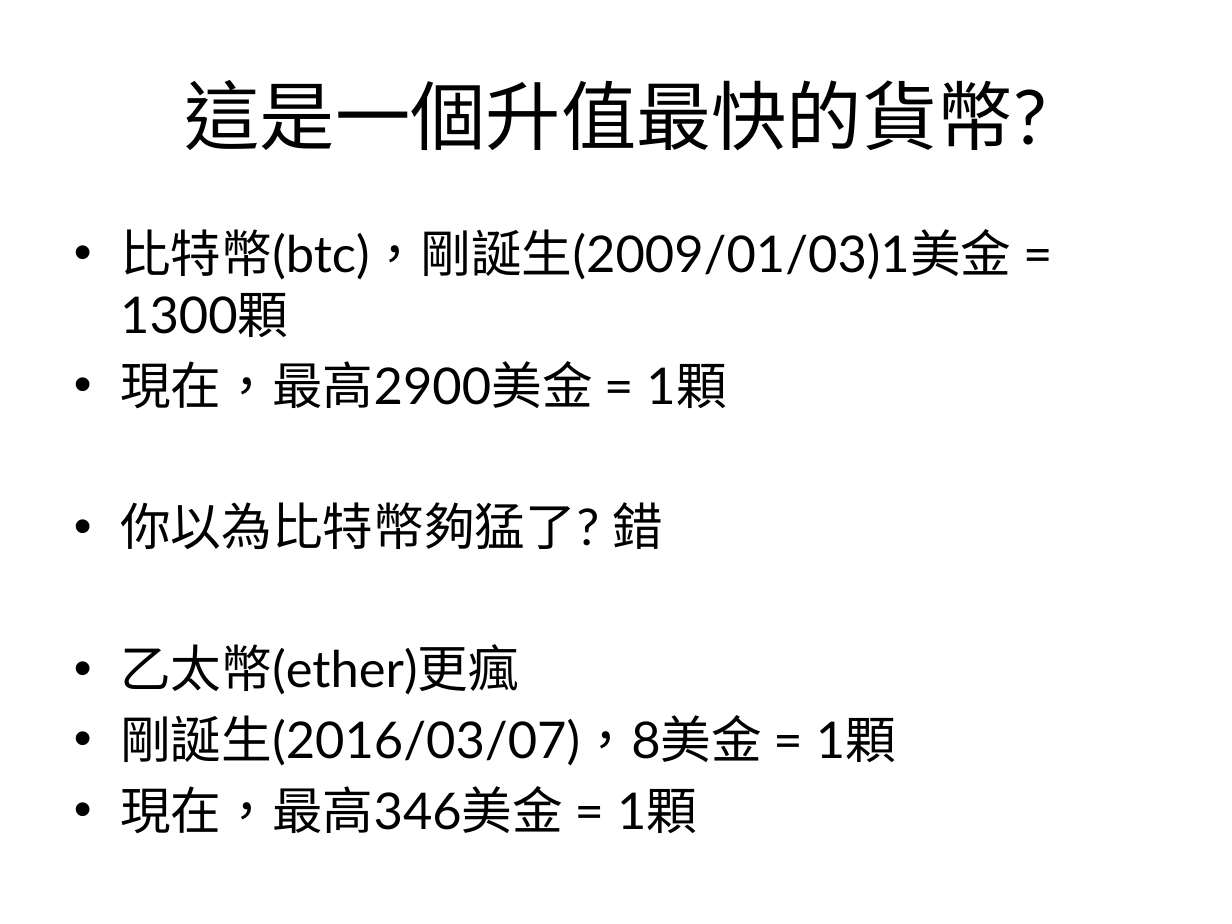
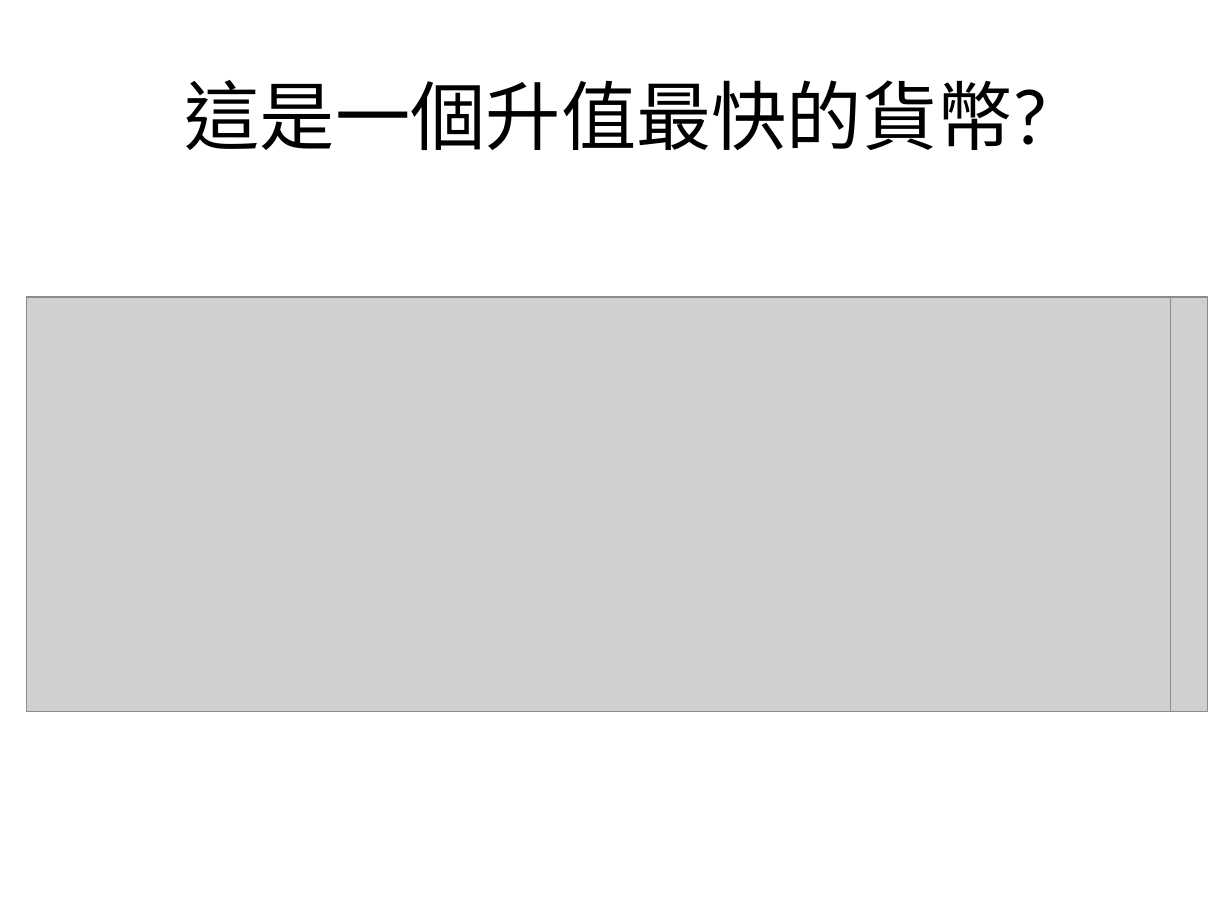
Before and after one commit to bailantaotao/bitcoin-speech, a slide deck: slide 2 of bitcoin.pptx (slide 3 before the commit). Drawn at 1232x924 pixels with LibreOffice and Linux fonts; fonts in the diff are those of the drawing; grey boxes stand for pictures. Boxes give left, top, right and bottom in pixels: in the first picture for what was removed or moved away, otherwise in the second. Text is boxed around its words. In the diff, an @@ line names an element or a change of style, - is before the commit and + after.

```diff
--- a/bitcoin.pptx
+++ b/bitcoin.pptx
@@ text removed at (120, 229, 1011, 833) @@
-• 比特幣(btc)，剛誕生(2009/01/03)1美金 = 1300顆
-• 現在，最高2900美金 = 1顆
-• 你以為比特幣夠猛了? 錯
-• 乙太幣(ether)更瘋
-• 剛誕生(2016/03/07)，8美金 = 1顆
-• 現在，最高346美金 = 1顆
@@ picture added at (27, 297, 1209, 711) @@
@@ picture added at (27, 297, 1170, 711) @@
```
Also in this commit, not shown: 3 other slides changed, 14 slides added, 4 slides removed.
